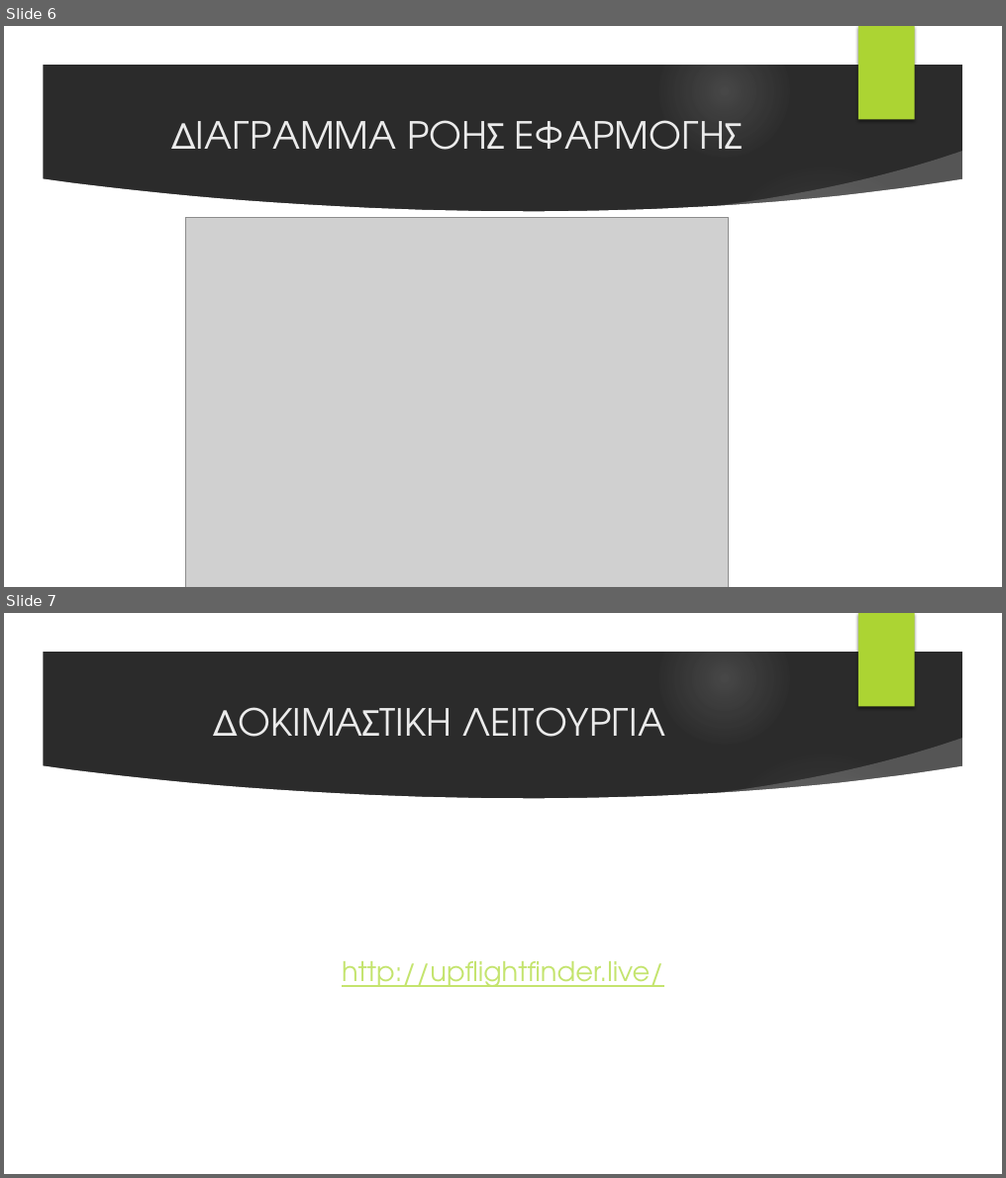
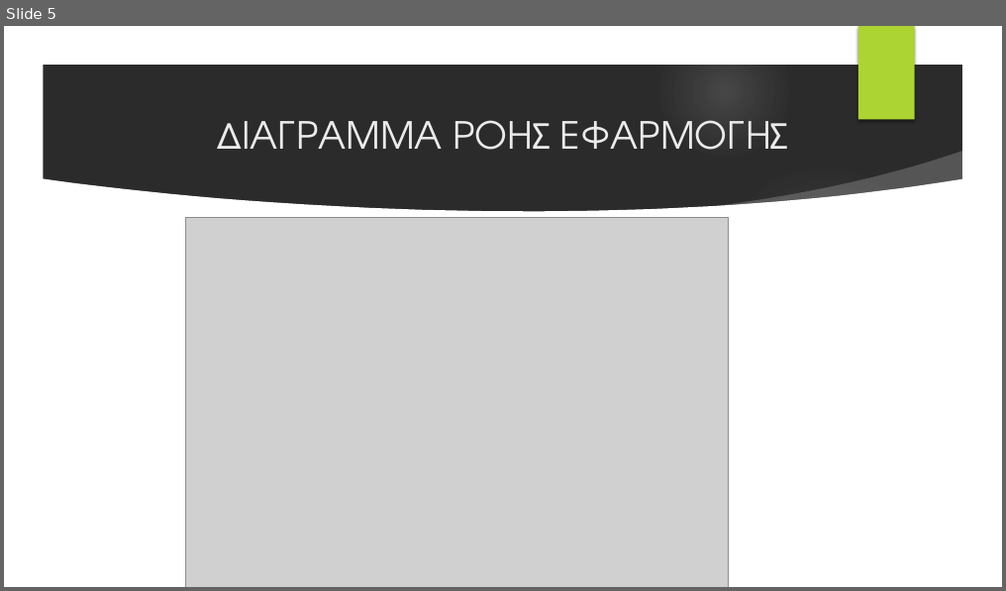
Before and after one commit to STiXzoOR/up-flightfinder-v2, a slide deck: resources/report/project_preview.pptx. Shown one above the other, each under a label of ours: slides 6 and 7 before the commit, slide 5 after it. The pictures are 1006x1178 and 1006x591 pixels, drawn with LibreOffice and Linux fonts; fonts in the diff are those of the drawing; grey boxes stand for pictures; background and template pictures are left out; a plain dark background stands for a picture behind light text. Boxes give left, top, right and bottom in pixels: in the first picture for what was removed or moved away, otherwise in the second. Text is boxed around its words. In the diff, an @@ line names an element or a change of style, - is before the commit and + after.

```diff
--- a/resources/report/project_preview.pptx
+++ b/resources/report/project_preview.pptx
@@ slide 7 removed at (x1=4, y1=613, x2=1002, y2=1174), background picture (left out); not listed: 9 template elements that a slide beside it also shows @@
@@ title removed at (x1=214, y1=707, x2=665, y2=737) @@
-ΔΟΚΙΜΑΣΤΙΚΗ ΛΕΙΤΟΥΡΓΙΑ
@@ text removed at (x1=342, y1=961, x2=663, y2=987) @@
-http://upflightfinder.live/
@@ what was slide 6 is now slide 5 @@
@@ slide 5 changed as well @@
@@ title "ΔΙΑΓΡΑΜΜΑ ΡΟΗΣ ΕΦΑΡΜΟΓΗΣ" moved from (x1=172, y1=120, x2=743, y2=150) to (x1=218, y1=120, x2=788, y2=150) @@
```
Also in this commit, not shown: 4 other slides changed, 2 slides added, 2 other slides removed.
